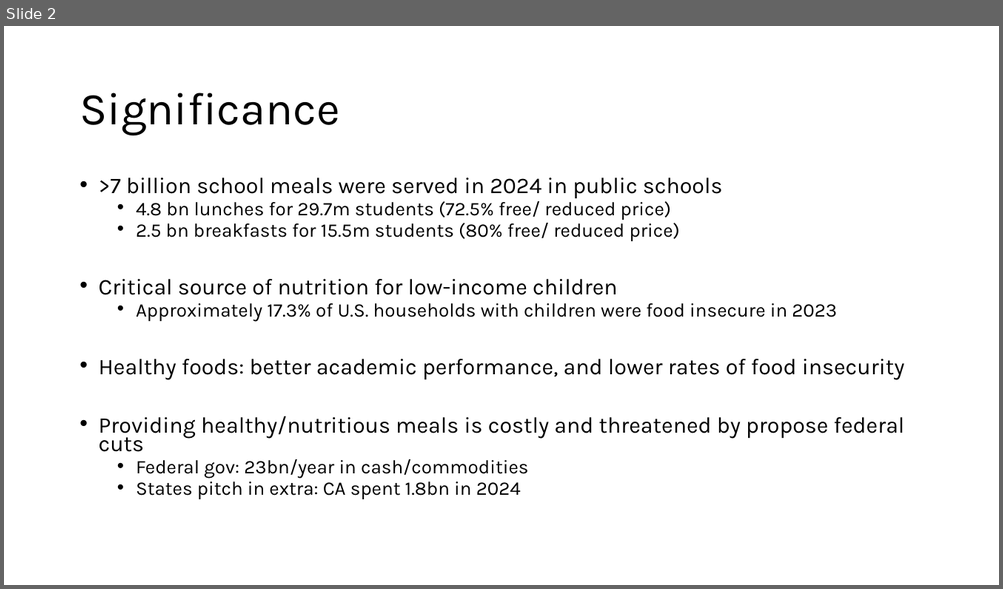
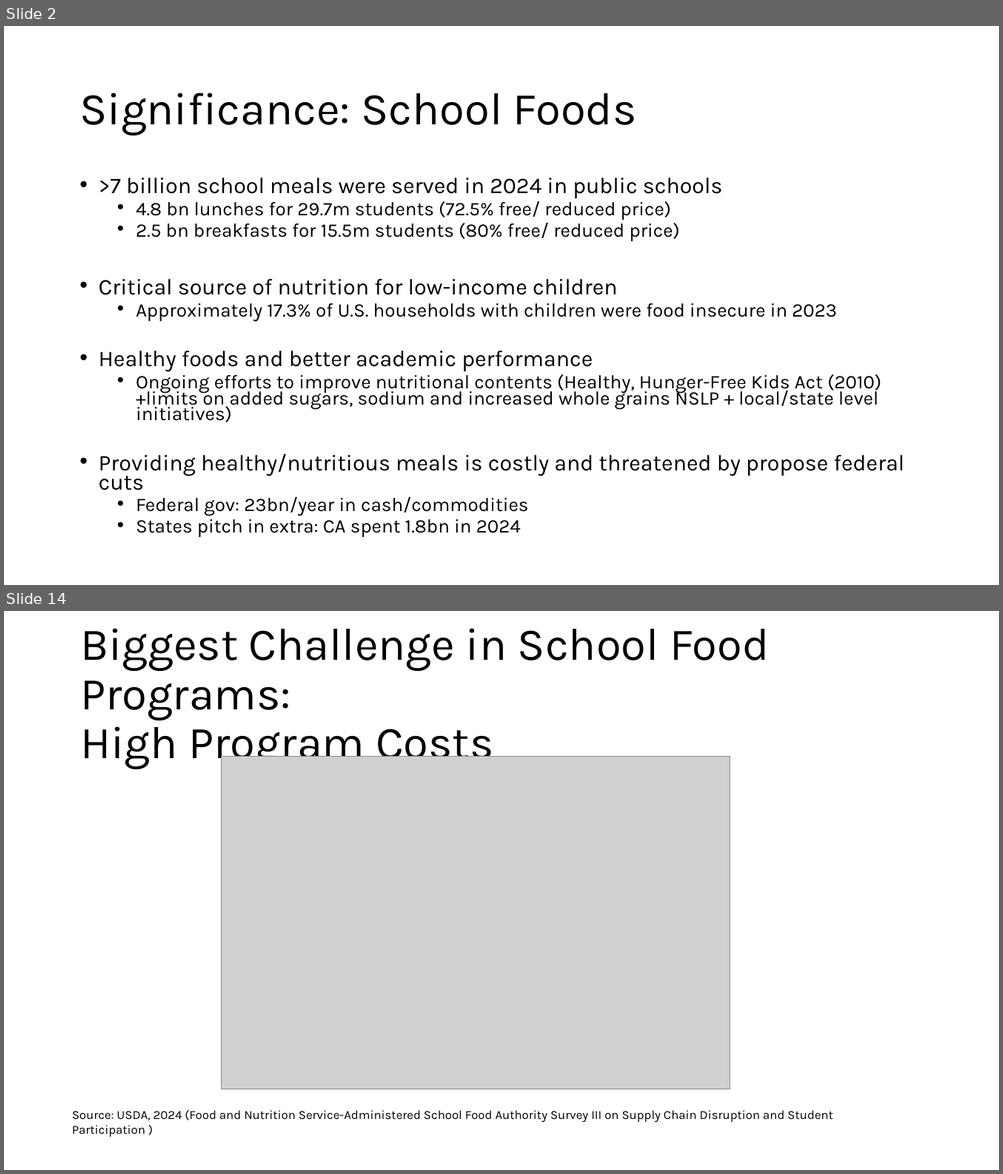
Before and after one commit to darionphan/obesitydata, a slide deck: Slides/SFP.pptx. Shown one above the other, each under a label of ours: slide 2 before the commit, slides 2 and 14 after it; the slides between them are not shown. The pictures are 1003x589 and 1003x1174 pixels, drawn with LibreOffice and Linux fonts; fonts in the diff are those of the drawing; grey boxes stand for pictures. Boxes give left, top, right and bottom in pixels: in the first picture for what was removed or moved away, otherwise in the second. Text is boxed around its words. In the diff, an @@ line names an element or a change of style, - is before the commit and + after.

```diff
--- a/Slides/SFP.pptx
+++ b/Slides/SFP.pptx
@@ slide 14 added at (4, 611, 999, 1170), background #FFFFFF @@
@@ title added at (80, 628, 768, 769), 44 pt, text #000000 @@
+Biggest Challenge in School Food Programs:
+High Program Costs
@@ picture added at (221, 757, 729, 1090) @@
@@ text added at (72, 1111, 833, 1137), 12 pt, text #000000 @@
+Source: USDA, 2024 (Food and Nutrition Service-Administered School Food Authority Survey III on Supply Chain Disruption and Student Participation )
@@ slide 2 changed as well @@
@@ title at (79, 93, 637, 136): text changed @@
-Significance
+Significance: School Foods
@@ text at (99, 351, 881, 423): text changed; size 21.7 to 18.6 pt @@
-• Healthy foods: better academic performance, and lower rates of food insecurity
+• Healthy foods and better academic performance
+  • Ongoing efforts to improve nutritional contents (Healthy, Hunger-Free Kids Act (2010) +limits on added sugars, sodium and increased whole grains NSLP + local/state level initiatives)
```
Also in this commit, not shown: 2 other slides changed, 11 other slides added.
